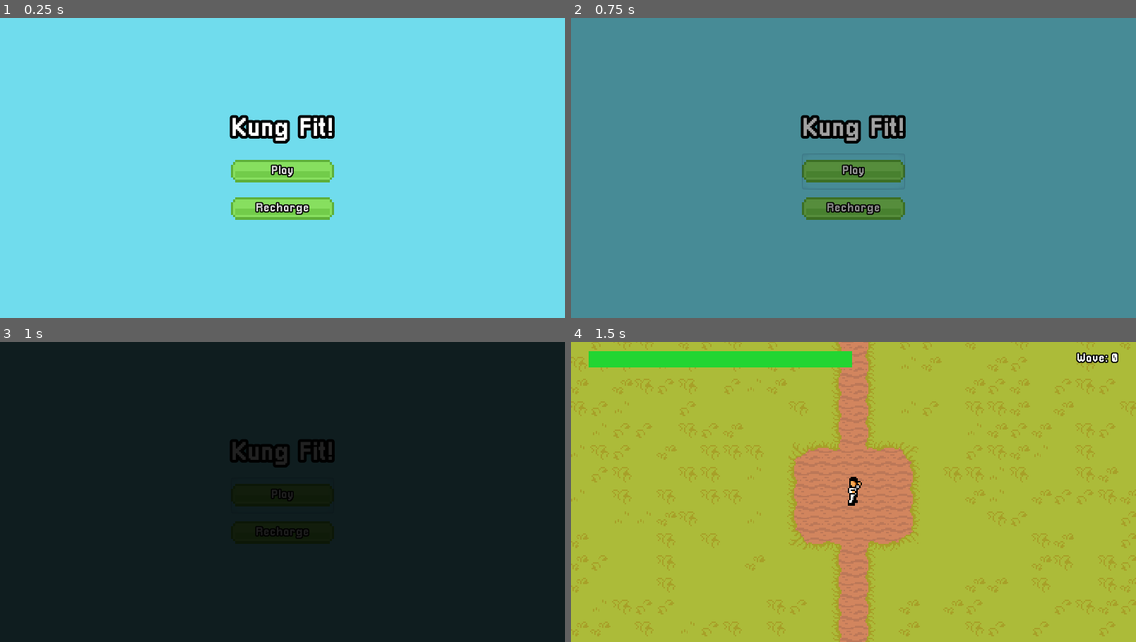
Above: before the commit, frames 1-4 (two rows, left to right).
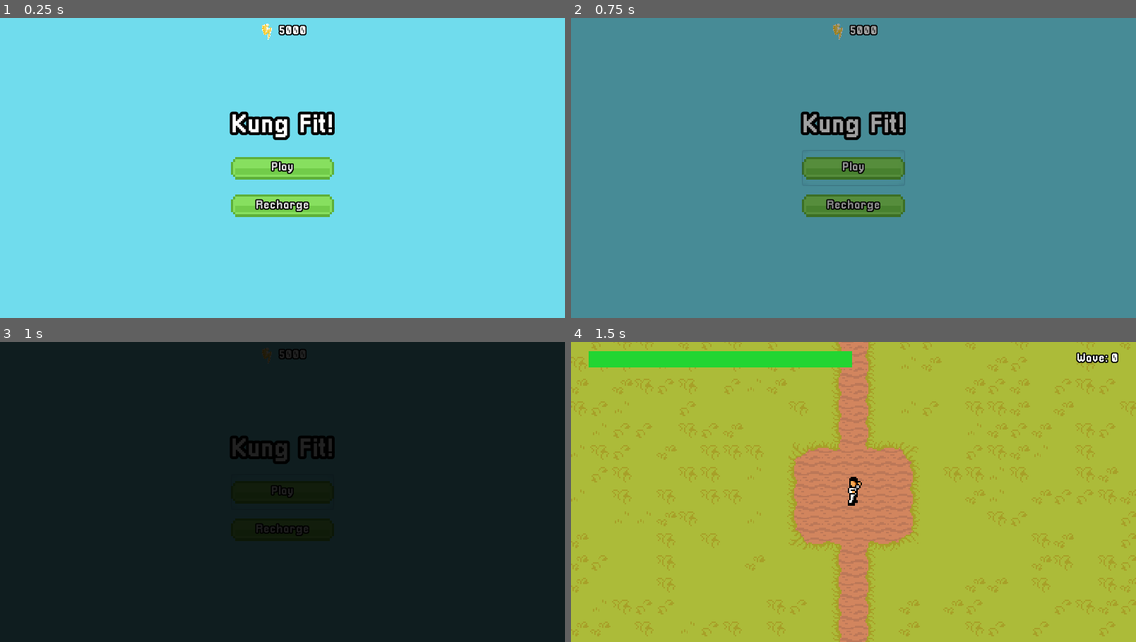
Above: after the commit, the same moments.

Repository: MysteryCoder456/KungFitGame
Game: Godot game, scene res://src/scenes/MainMenu.tscn
Same seed, same stepped clock (60 frames per second), same inputs: the game is played once before the commit and once after it.
Inputs (mouse positions are in pixels of both pictures, inside the frame that each line leads up to):
- Up to frame 1 (0.25 s): no input
- Up to frame 2 (0.75 s): click "Play" at 0.5 s
- Up to frame 3 (1 s): no input
- Up to frame 4 (1.5 s): move the mouse to (977, 477) at 1.27 s; hold D (move_right) from 1.28 s (still down); hold P (kick_attack) from 1.28 s (still down); click (977, 477) at 1.42 s

The runs differ from the first frame. In frame 1, 2.8% of the frame differs, in the area x 40-60%, y 1-68%; in frame 2, 2.7%; in frame 3, 0.8%; in frame 4, nothing differs.

Commit message:
added energy label in main menu

Diff:
--- a/FitnessGame/src/scenes/MainMenu.tscn
+++ b/FitnessGame/src/scenes/MainMenu.tscn
@@ -1,9 +1,11 @@
-[gd_scene load_steps=6 format=2]
+[gd_scene load_steps=8 format=2]
 
 [ext_resource path="res://src/tile_sets/World.tres" type="TileSet" id=1]
 [ext_resource path="res://src/scripts/MainMenu.gd" type="Script" id=2]
 [ext_resource path="res://src/themes/MainMenu.tres" type="Theme" id=3]
 [ext_resource path="res://src/animations/FadeOut.tres" type="Animation" id=4]
+[ext_resource path="res://src/dynamic_fonts/Pixellari_22.tres" type="DynamicFont" id=5]
+[ext_resource path="res://assets/ui/energy_icon/energy_icon.png" type="Texture" id=6]
 
 [sub_resource type="Animation" id=2]
 length = 0.001
@@ -60,12 +62,38 @@
 format = 1
 tile_data = PoolIntArray( 131123, 5, 0, 196650, 8, 0, 196663, 10, 0, 262184, 6, 0, 262185, 6, 0, 262190, 6, 0, 262191,  …(372 unchanged characters)…
 
+[node name="H" type="HBoxContainer" parent="."]
+anchor_right = 1.0
+margin_top = 10.0
+alignment = 1
+__meta__ = {
+"_edit_use_anchors_": false
+}
+
+[node name="TextureRect" type="TextureRect" parent="H"]
+margin_left = 478.0
+margin_right = 508.0
+margin_bottom = 30.0
+grow_horizontal = 0
+rect_min_size = Vector2( 30, 30 )
+texture = ExtResource( 6 )
+expand = true
+
+[node name="EnergyLabel" type="Label" parent="H"]
+margin_left = 512.0
+margin_top = 3.0
+margin_right = 545.0
+margin_bottom = 26.0
+custom_fonts/font = ExtResource( 5 )
+text = "999"
+align = 2
+valign = 1
+
 [node name="V" type="VBoxContainer" parent="."]
 anchor_left = 0.5
 anchor_right = 0.5
 anchor_bottom = 1.0
 margin_left = -87.0
-margin_top = 12.0
 margin_right = 87.0
 grow_horizontal = 2
 grow_vertical = 2
@@ -76,18 +104,18 @@
 }
 
 [node name="Label" type="Label" parent="V"]
-margin_top = 166.0
+margin_top = 172.0
 margin_right = 186.0
-margin_bottom = 214.0
+margin_bottom = 220.0
 grow_horizontal = 2
 size_flags_vertical = 1
 text = "Kung Fit!"
 align = 1
 
 [node name="Buttons" type="VBoxContainer" parent="V"]
-margin_top = 234.0
+margin_top = 240.0
 margin_right = 186.0
-margin_bottom = 366.0
+margin_bottom = 372.0
 grow_vertical = 0
 
 [node name="PlayButton" type="Button" parent="V/Buttons"]
--- a/FitnessGame/src/scripts/MainMenu.gd
+++ b/FitnessGame/src/scripts/MainMenu.gd
@@ -5,6 +5,7 @@
 export var scroll_start_position: Vector2
 export var scroll_end_position: Vector2
 
+onready var energy_label: Label = $H/EnergyLabel
 onready var background: Node2D = $BackgroundTilemaps
 onready var scroll_timer: Timer = $ScrollTimer
 onready var anim_player: AnimationPlayer = $AnimationPlayer
@@ -13,6 +14,7 @@
 
 
 func _ready():
+	energy_label.text = str(GameData.energy)
 	anim_player.play("RESET")
 
 
Binary file added: FitnessGame/assets/ui/energy_icon/energy_icon.png
Not shown, added: FitnessGame/assets/ui/energy_icon/energy_icon.png.import
